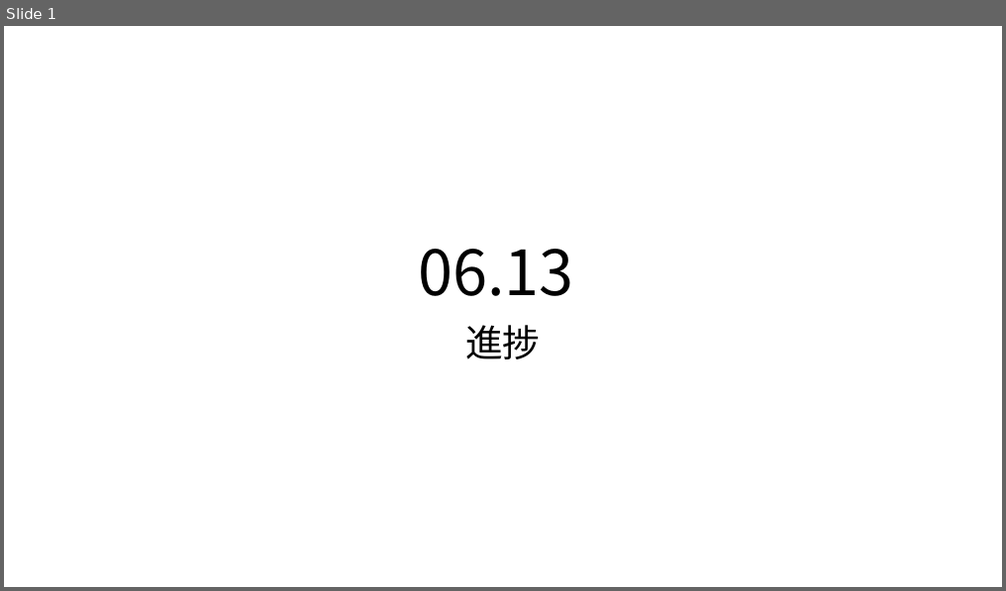
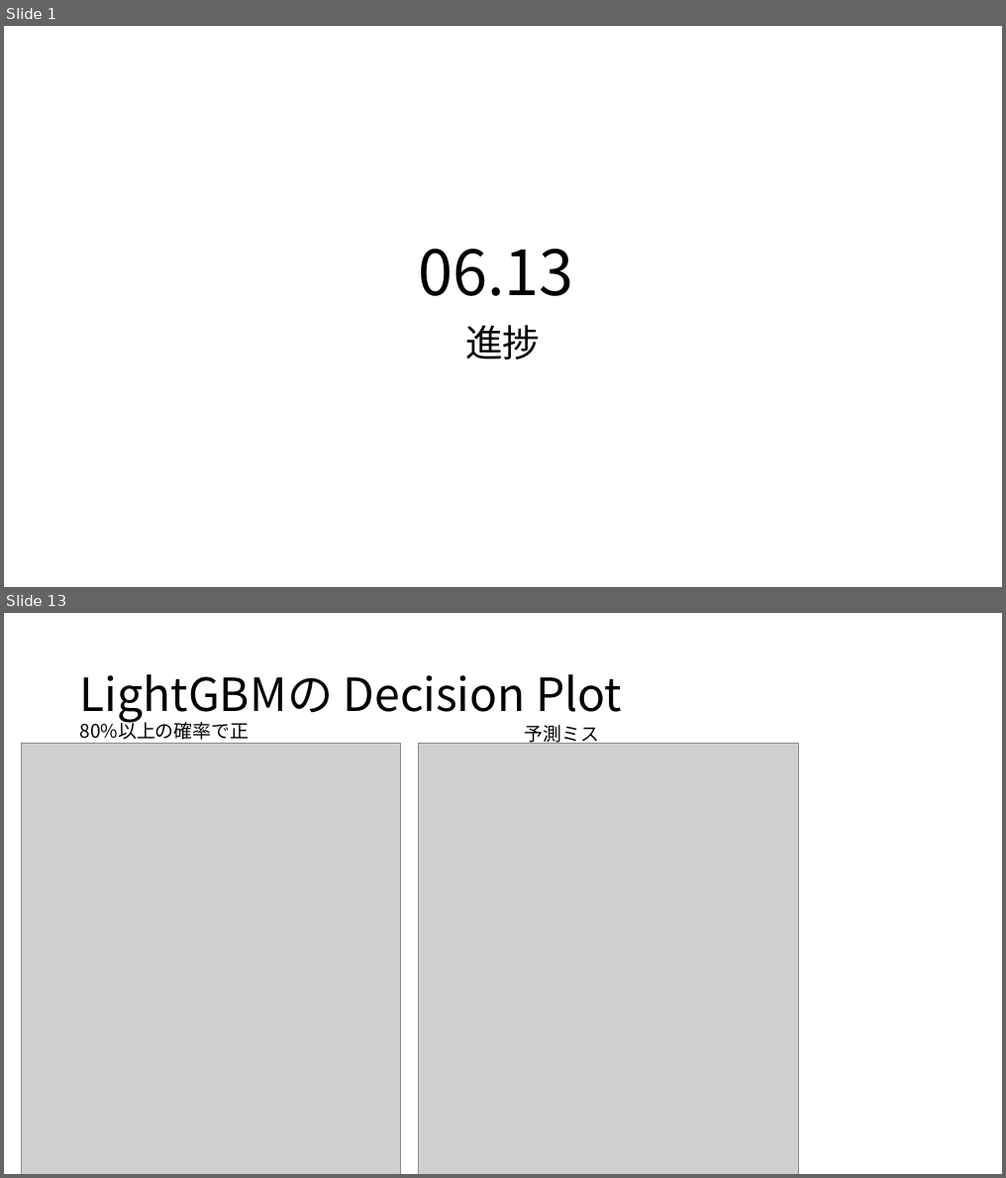
Before and after one commit to MasahitoKumada/research, a slide deck: 2021/doc/進捗06.13.pptx. Shown one above the other, each under a label of ours: slide 1 before the commit, slides 1 and 13 after it; the slides between them are not shown. The pictures are 1006x591 and 1006x1178 pixels, drawn with LibreOffice and Linux fonts; fonts in the diff are those of the drawing; grey boxes stand for pictures. Boxes give left, top, right and bottom in pixels: in the first picture for what was removed or moved away, otherwise in the second. Text is boxed around its words. In the diff, an @@ line names an element or a change of style, - is before the commit and + after.

```diff
--- a/2021/doc/進捗06.13.pptx
+++ b/2021/doc/進捗06.13.pptx
@@ slide 13 added at box(4, 613, 1002, 1174), background #FFFFFF @@
@@ title added at box(80, 674, 622, 723), 44 pt, text #000000 @@
+LightGBMの Decision Plot
@@ text added at box(80, 719, 250, 744), 18 pt, text #000000 @@
+80%以上の確率で正解
@@ text added at box(525, 725, 600, 747), 18 pt, text #000000 @@
+予測ミス
@@ picture added at box(22, 744, 402, 1174) @@
@@ picture added at box(419, 744, 798, 1174) @@
```
Also in this commit, not shown: 12 other slides added, 1 slide removed, 33 other files.
